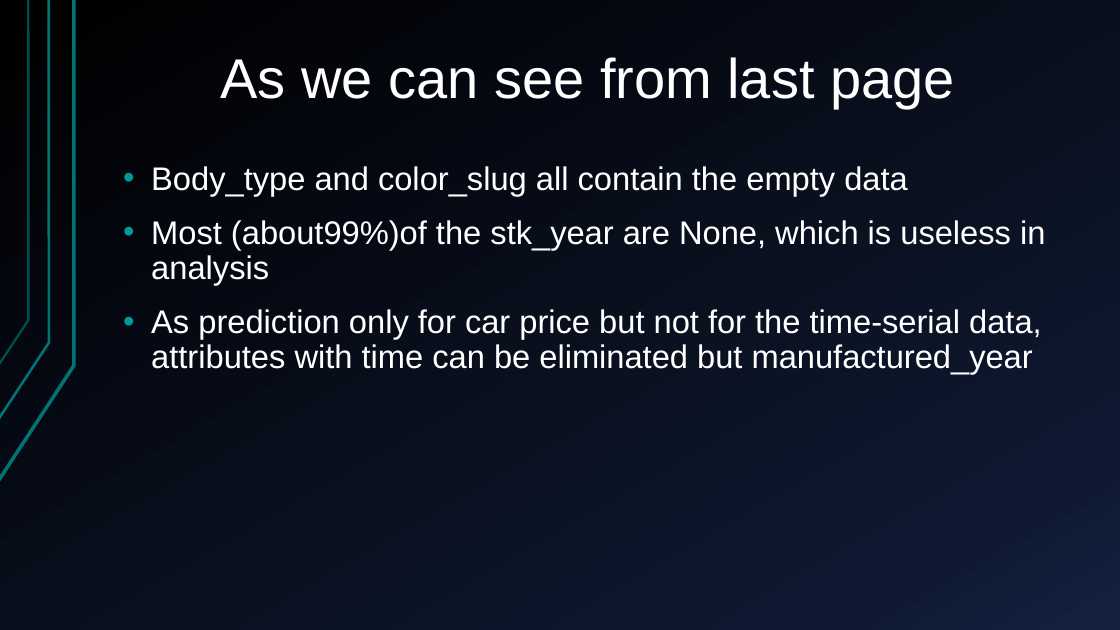
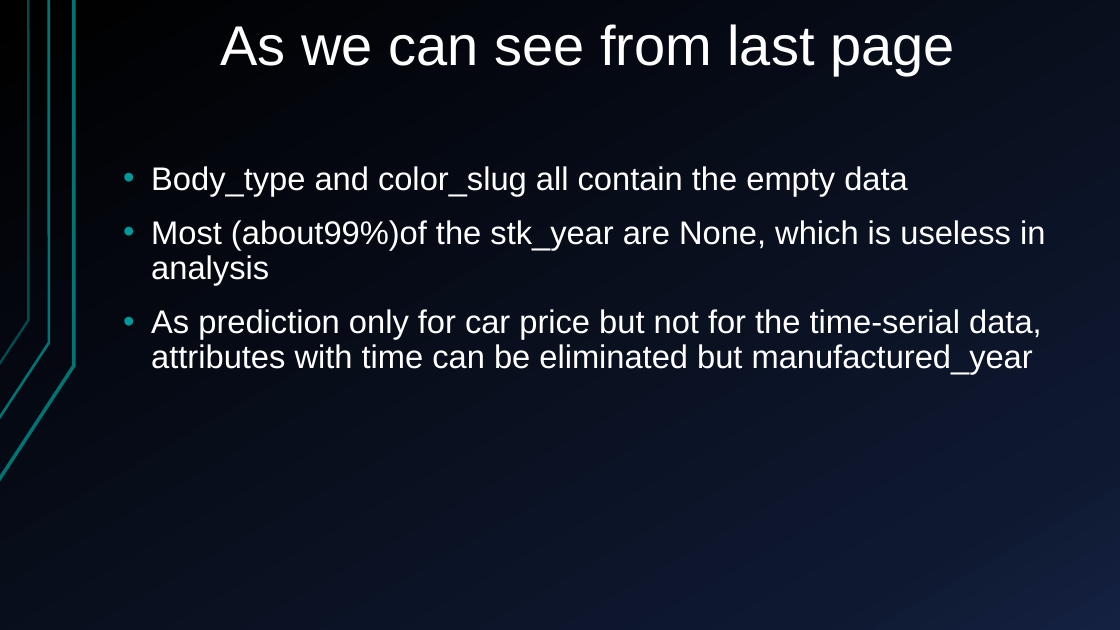
Before and after one commit to Alfons0329/Machine_Learning_Fall_2017, a slide deck: slide 7 of Final_proj/Presentation.pptx (slide 6 before the commit). Drawn at 1120x630 pixels with LibreOffice and Linux fonts; fonts in the diff are those of the drawing. Boxes give left, top, right and bottom in pixels: in the first picture for what was removed or moved away, otherwise in the second. Text is boxed around its words. In the diff, an @@ line names an element or a change of style, - is before the commit and + after.

```diff
--- a/Final_proj/Presentation.pptx
+++ b/Final_proj/Presentation.pptx
@@ title "As we can see from ...": place and size @@
-title "As we can see from ..." at [221,57,955,107]
+title "As we can see from ..." at [221,24,955,75]
```
Also in this commit, not shown: 9 other slides changed, 16 slides added, 3 slides removed, 5 other files.
